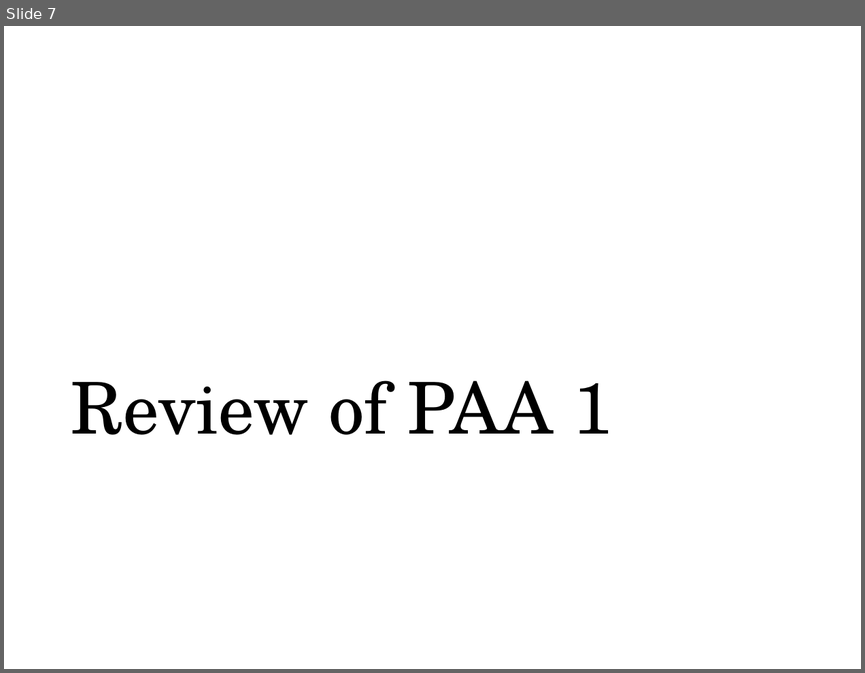
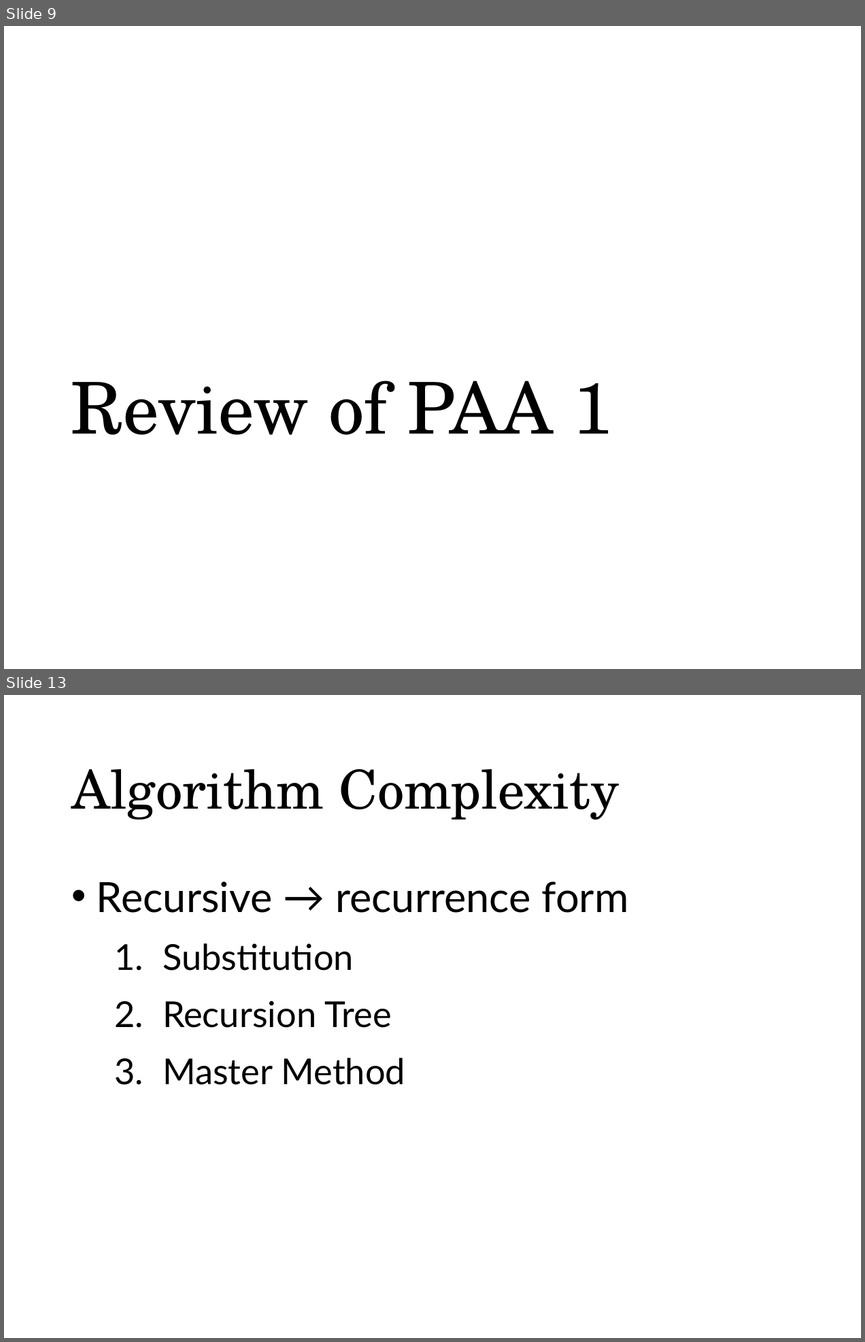
Before and after one commit to munif/paa-2, a slide deck: 161702/presentation/01 - Syllabus, Review of PAA 1/01. Syllabus, Review of PAA 1.pptx. Shown one above the other, each under a label of ours: slide 7 before the commit, slides 9 and 13 after it; the slides between them are not shown. The pictures are 865x673 and 865x1342 pixels, drawn with LibreOffice and Linux fonts; fonts in the diff are those of the drawing. Boxes give left, top, right and bottom in pixels: in the first picture for what was removed or moved away, otherwise in the second. Text is boxed around its words. In the diff, an @@ line names an element or a change of style, - is before the commit and + after.

```diff
--- a/161702/presentation/01 - Syllabus, Review of PAA 1/01. Syllabus, Review of PAA 1.pptx
+++ b/161702/presentation/01 - Syllabus, Review of PAA 1/01. Syllabus, Review of PAA 1.pptx
@@ slide 13 added at [4,695,861,1338], background #FFFFFF @@
@@ title added at [71,769,619,820], 45 pt, text #000000 @@
+Algorithm Complexity
@@ text added at [96,881,629,1085], 30 pt, text #000000 @@
+• Recursive → recurrence form
+  1. Substitution
+  2. Recursion Tree
+  3. Master Method
@@ what was slide 7 is now slide 9 @@
```
Also in this commit, not shown: 5 slides changed, 26 other slides added, 3 slides removed, 8 other files.
